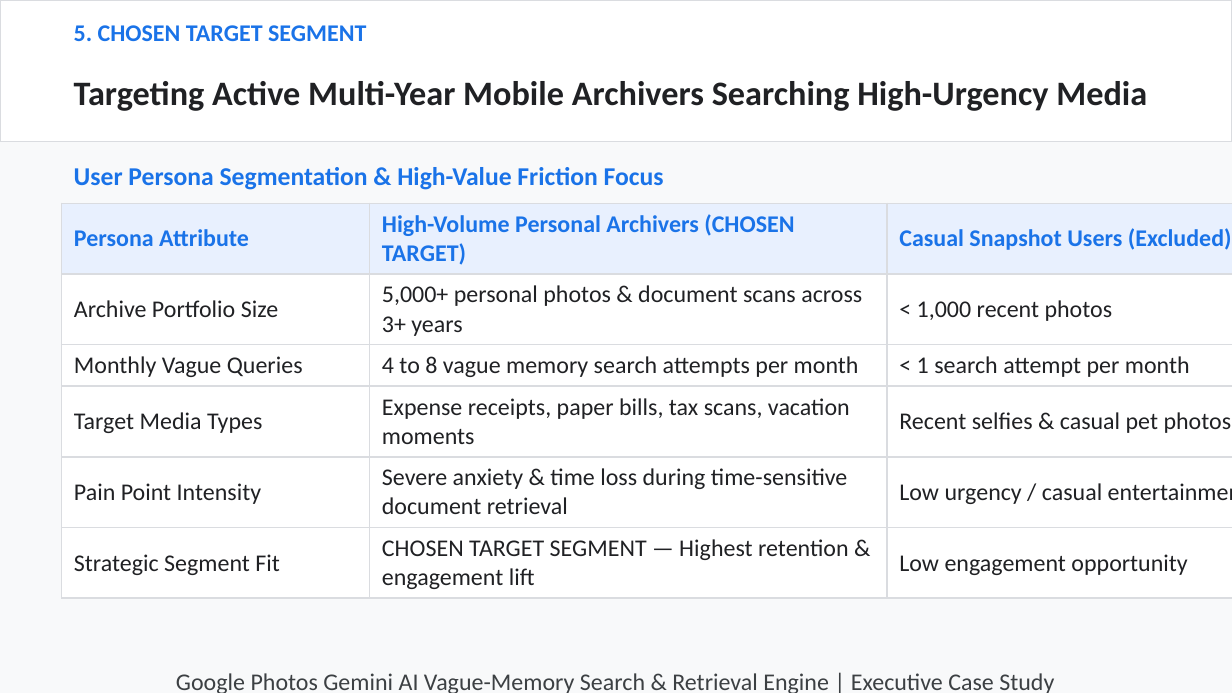
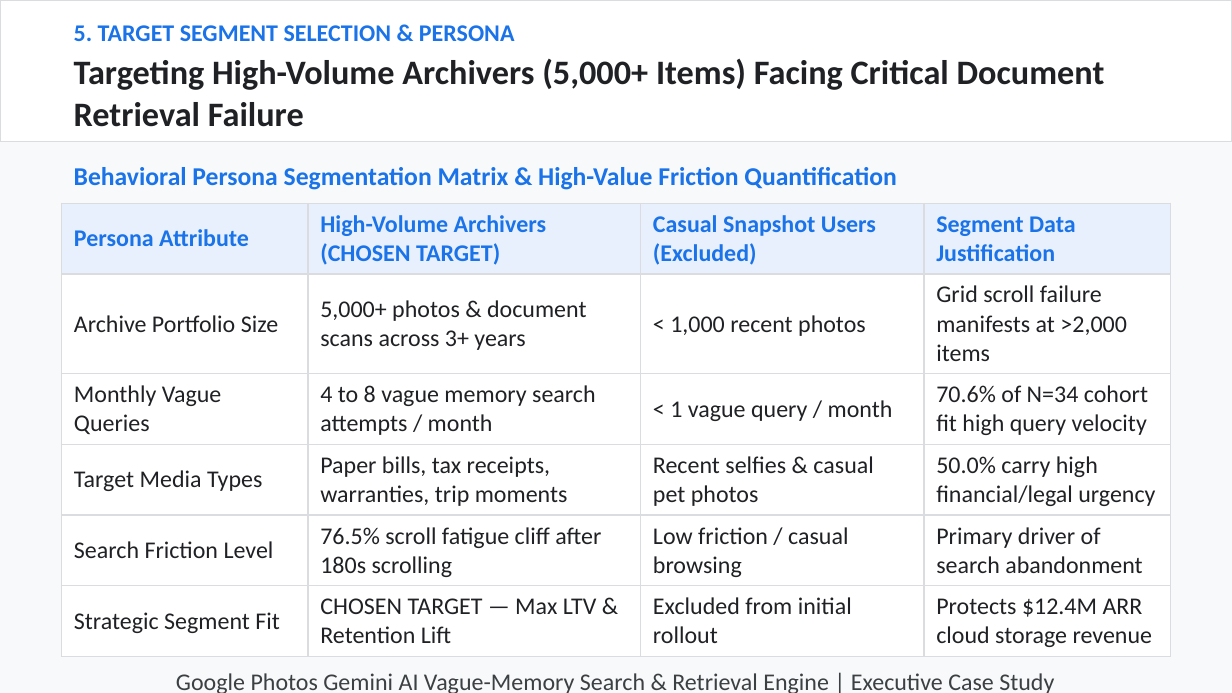
Before and after one commit to hatakekakashi05/google-photos-vague-memory-, a slide deck: slide 5 of output/NL_GooglePhotos.pptx. Drawn at 1232x693 pixels with LibreOffice and Linux fonts; fonts in the diff are those of the drawing. Boxes give left, top, right and bottom in pixels: in the first picture for what was removed or moved away, otherwise in the second. Text is boxed around its words. In the diff, an @@ line names an element or a change of style, - is before the commit and + after.

Commit message:
Enrich presentation deck with data metrics, formulas, sample sizes, and refined narrative flow

```diff
--- a/output/NL_GooglePhotos.pptx
+++ b/output/NL_GooglePhotos.pptx
@@ text at (74, 25, 515, 41): text changed @@
-5. CHOSEN TARGET SEGMENT
+5. TARGET SEGMENT SELECTION & PERSONA
@@ text at (74, 59, 1105, 127): text changed @@
-Targeting Active Multi-Year Mobile Archivers Searching High-Urgency Media
+Targeting High-Volume Archivers (5,000+ Items) Facing Critical Document Retrieval Failure
@@ text at (74, 167, 896, 190): text changed @@
-User Persona Segmentation & High-Value Friction Focus
+Behavioral Persona Segmentation Matrix & High-Value Friction Quantification
@@ table at (62, 203, 1170, 651) @@
-column 1: Persona Attribute | Archive Portfolio Size | Monthly Vague Queries | Target Media Types | Pain Point Intensity | Strategic Segment Fit
-column 2: High-Volume Personal Archivers (CHOSEN TARGET) | 5,000+ personal photos & document scans across 3+ years | 4 to 8 vague memory search attempts per month | Expense receipts, paper bills, tax scans, vacation moments | Severe anxiety & time loss during time-sensitive document retrieval | CHOSEN TARGET SEGMENT — Highest retention & engagement lift
-column 3: Casual Snapshot Users (Excluded) | < 1,000 recent photos | < 1 search attempt per month | Recent selfies & casual pet photos | Low urgency / casual entertainment | Low engagement opportunity
+column 1: Persona Attribute | Archive Portfolio Size | Monthly Vague Queries | Target Media Types | Search Friction Level | Strategic Segment Fit
+column 2: High-Volume Archivers (CHOSEN TARGET) | 5,000+ photos & document scans across 3+ years | 4 to 8 vague memory search attempts / month | Paper bills, tax receipts, warranties, trip moments | 76.5% scroll fatigue cliff after 180s scrolling | CHOSEN TARGET — Max LTV & Retention Lift
+column 3: Casual Snapshot Users (Excluded) | < 1,000 recent photos | < 1 vague query / month | Recent selfies & casual pet photos | Low friction / casual browsing | Excluded from initial rollout
+column 4: Segment Data Justification | Grid scroll failure manifests at >2,000 items | 70.6% of N=34 cohort fit high query velocity | 50.0% carry high financial/legal urgency | Primary driver of search abandonment | Protects $12.4M ARR cloud storage revenue
@@ table: place and size @@
-table at (62, 203, 1232, 593)
+table at (62, 203, 1170, 651)
```
Also in this commit, not shown: 9 other slides changed, 2 other files.
